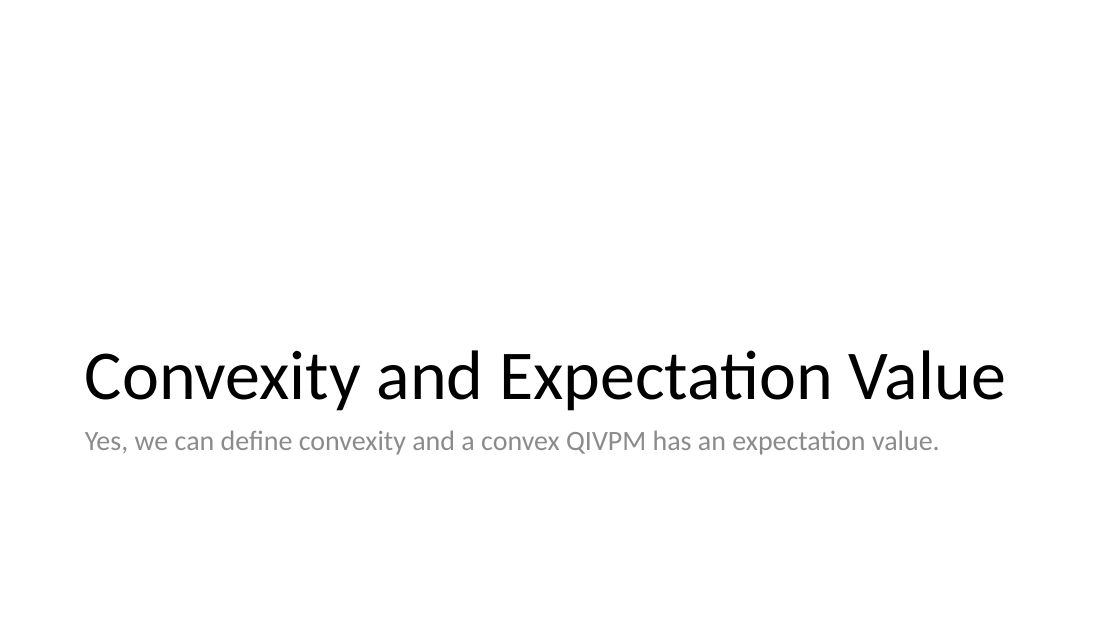
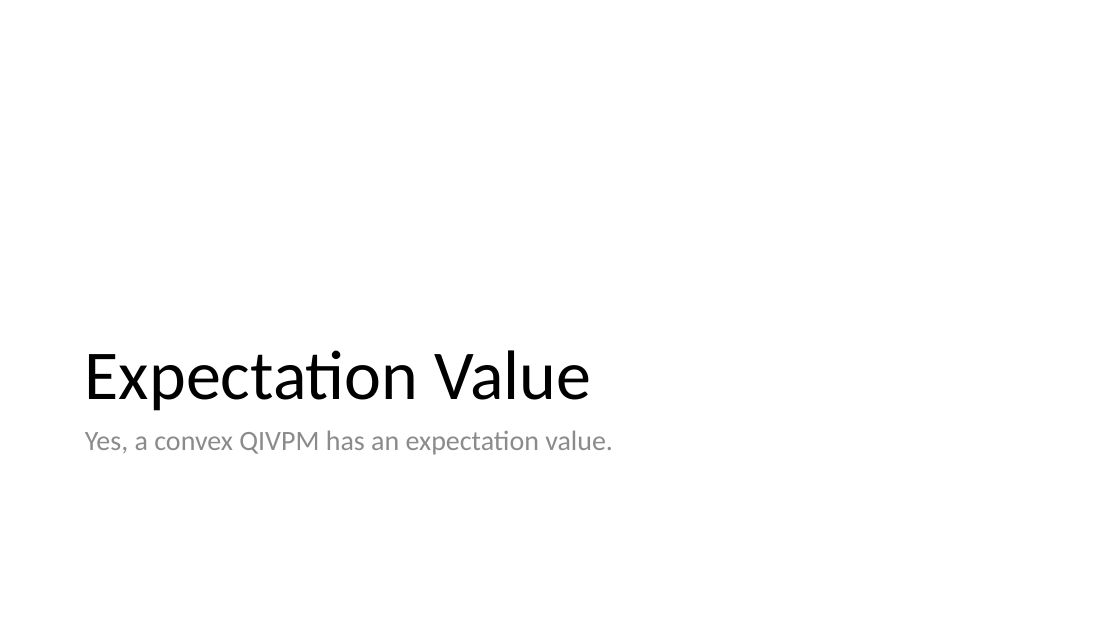
Before and after one commit to yuttai/Contextuality-and-Nonlocality-in-Discrete-Quantum-Theory, a slide deck: slide 15 of prop_letter.pptx (slide 11 before the commit). Drawn at 1120x630 pixels with LibreOffice and Linux fonts; fonts in the diff are those of the drawing. Boxes give left, top, right and bottom in pixels: in the first picture for what was removed or moved away, otherwise in the second. Text is boxed around its words. In the diff, an @@ line names an element or a change of style, - is before the commit and + after.

```diff
--- a/prop_letter.pptx
+++ b/prop_letter.pptx
@@ title at bbox=[85, 350, 591, 411]: text changed @@
-Convexity and Expectation Value
+Expectation Value
@@ text at bbox=[85, 430, 613, 455]: text changed @@
-Yes, we can define convexity and a convex QIVPM has an expectation value.
+Yes, a convex QIVPM has an expectation value.
```
Also in this commit, not shown: 3 slides added.
